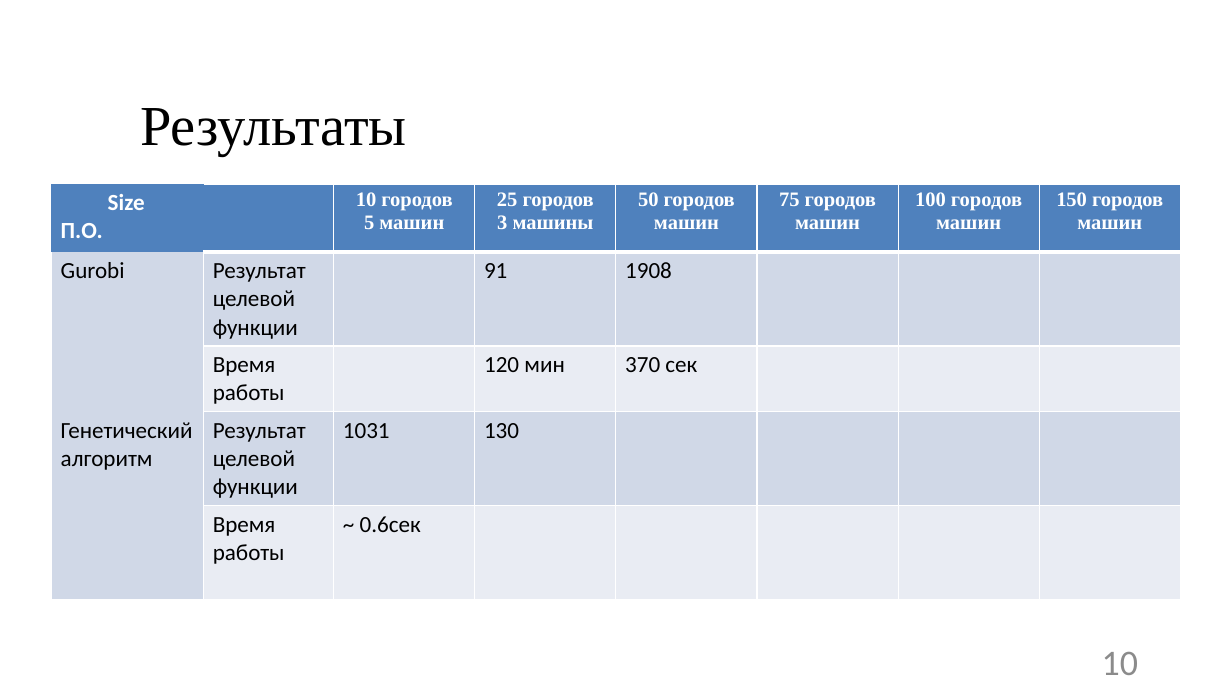
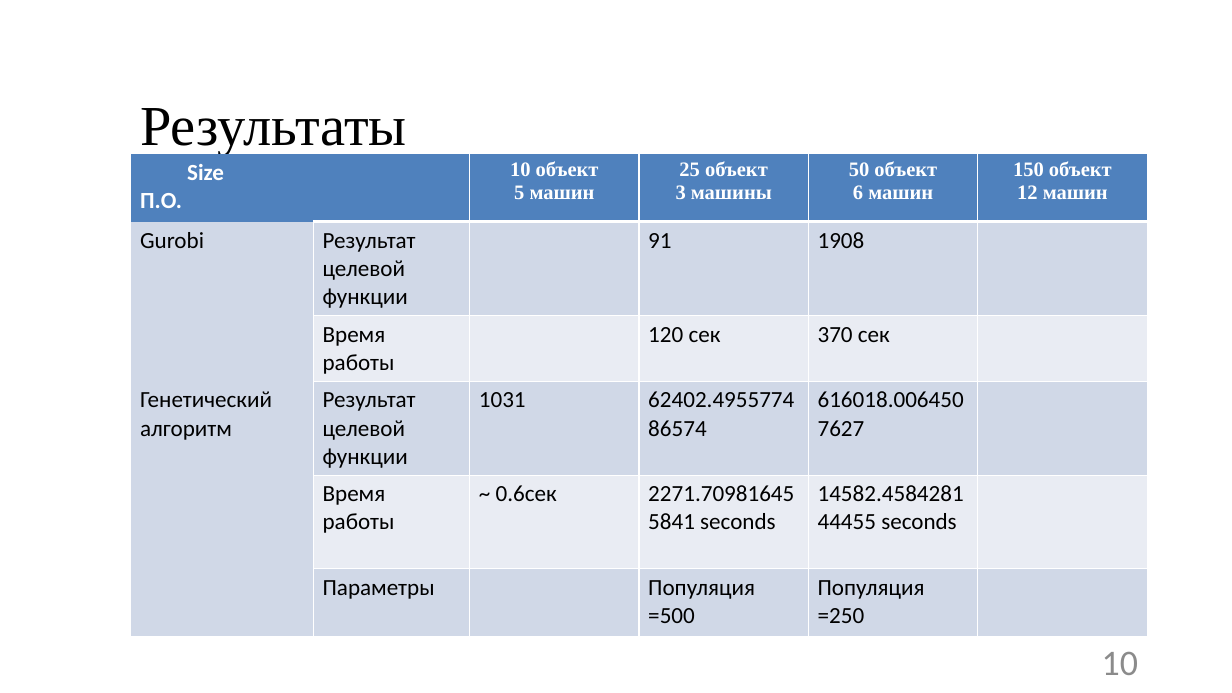
Before and after one commit to nikitka406/diplom, a slide deck: slide 10 of cpeck/diplom.pptx. Drawn at 1232x693 pixels with LibreOffice and Linux fonts; fonts in the diff are those of the drawing. Boxes give left, top, right and bottom in pixels: in the first picture for what was removed or moved away, otherwise in the second. Text is boxed around its words. In the diff, an @@ line names an element or a change of style, - is before the commit and + after.

```diff
--- a/cpeck/diplom.pptx
+++ b/cpeck/diplom.pptx
@@ table at [131, 153, 1147, 631] @@
-Size / П.О. |  | 10 городов / 5 машин | 25 городов / 3 машины | 50 городов / машин | 75 городов / машин | 100 городов / машин | 150 городов / машин
-Gurobi | Результат целевой функции |  | 91 | 1908 |  |  | 
- | Время работы |  | 120 мин | 370 сек |  |  | 
-Генетический алгоритм | Результат целевой функции | 1031 | 130 |  |  |  | 
- | Время работы | ~ 0.6сек |  |  |  |  | 
+Size / П.О. |  | 10 объект / 5 машин | 25 объект / 3 машины | 50 объект / 6 машин | 150 объект / 12 машин
+Gurobi | Результат целевой функции |  | 91 | 1908 | 
+ | Время работы |  | 120 сек | 370 сек | 
+Генетический алгоритм | Результат целевой функции | 1031 | 62402.495577486574 | 616018.0064507627 | 
+ | Время работы | ~ 0.6сек | 2271.709816455841 seconds | 14582.458428144455 seconds | 
+ | Параметры |  | Популяция =500 | Популяция =250 | 
@@ table: place and size @@
-table at [52, 184, 1183, 594]
+table at [131, 153, 1147, 631]
```
Also in this commit, not shown: 1 other slide changed, 6 other files.
